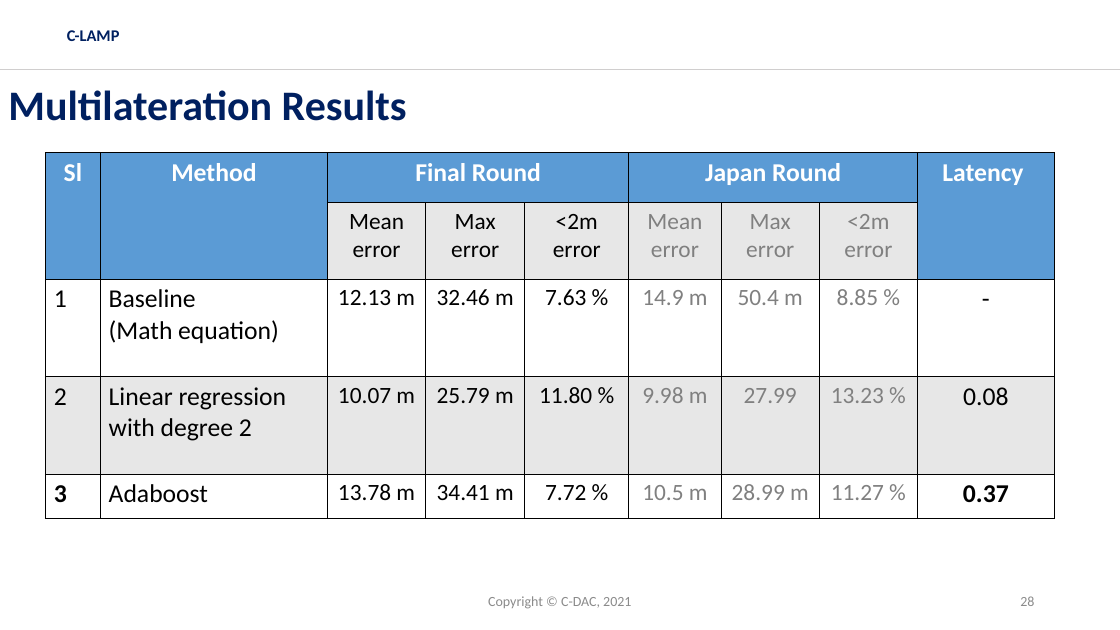
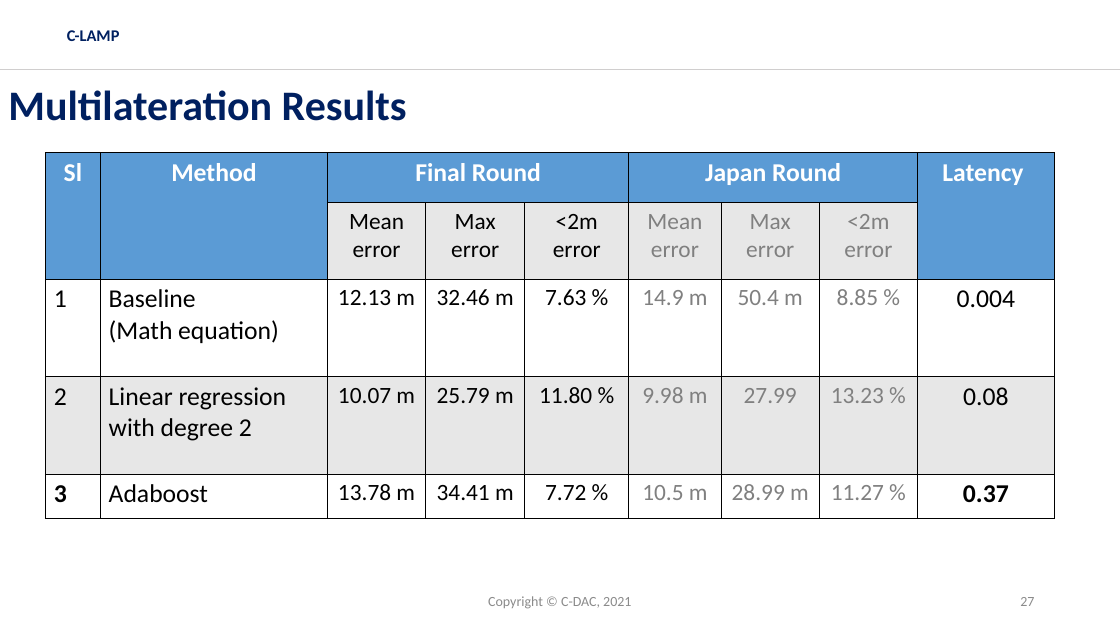
Before and after one commit to ITU-AI-ML-in-5G-Challenge/CLAMP-ML5G-PS-016, a slide deck: slide 27 of ITUT-5G-AIML-GrandFinale-CLAMP.pptx (slide 28 before the commit). Drawn at 1120x630 pixels with LibreOffice and Linux fonts; fonts in the diff are those of the drawing; background and template pictures are left out. Boxes give left, top, right and bottom in pixels: in the first picture for what was removed or moved away, otherwise in the second. Text is boxed around its words. In the diff, an @@ line names an element or a change of style, - is before the commit and + after.

```diff
--- a/ITUT-5G-AIML-GrandFinale-CLAMP.pptx
+++ b/ITUT-5G-AIML-GrandFinale-CLAMP.pptx
@@ table at <box>45,153,1054,519</box> @@
-row 3, column 9: -
+row 3, column 9: 0.004
@@ page number at <box>1020,597,1034,606</box>: text changed @@
-28
+27
```
Also in this commit, not shown: 11 other slides changed, 1 slide removed.
